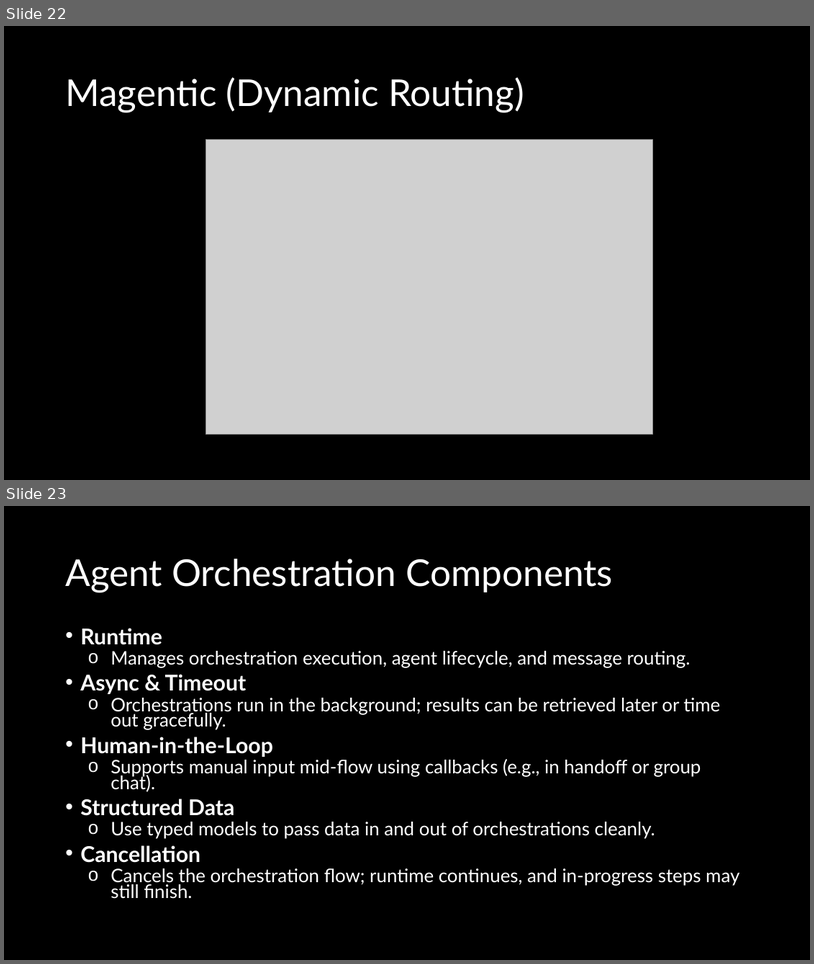
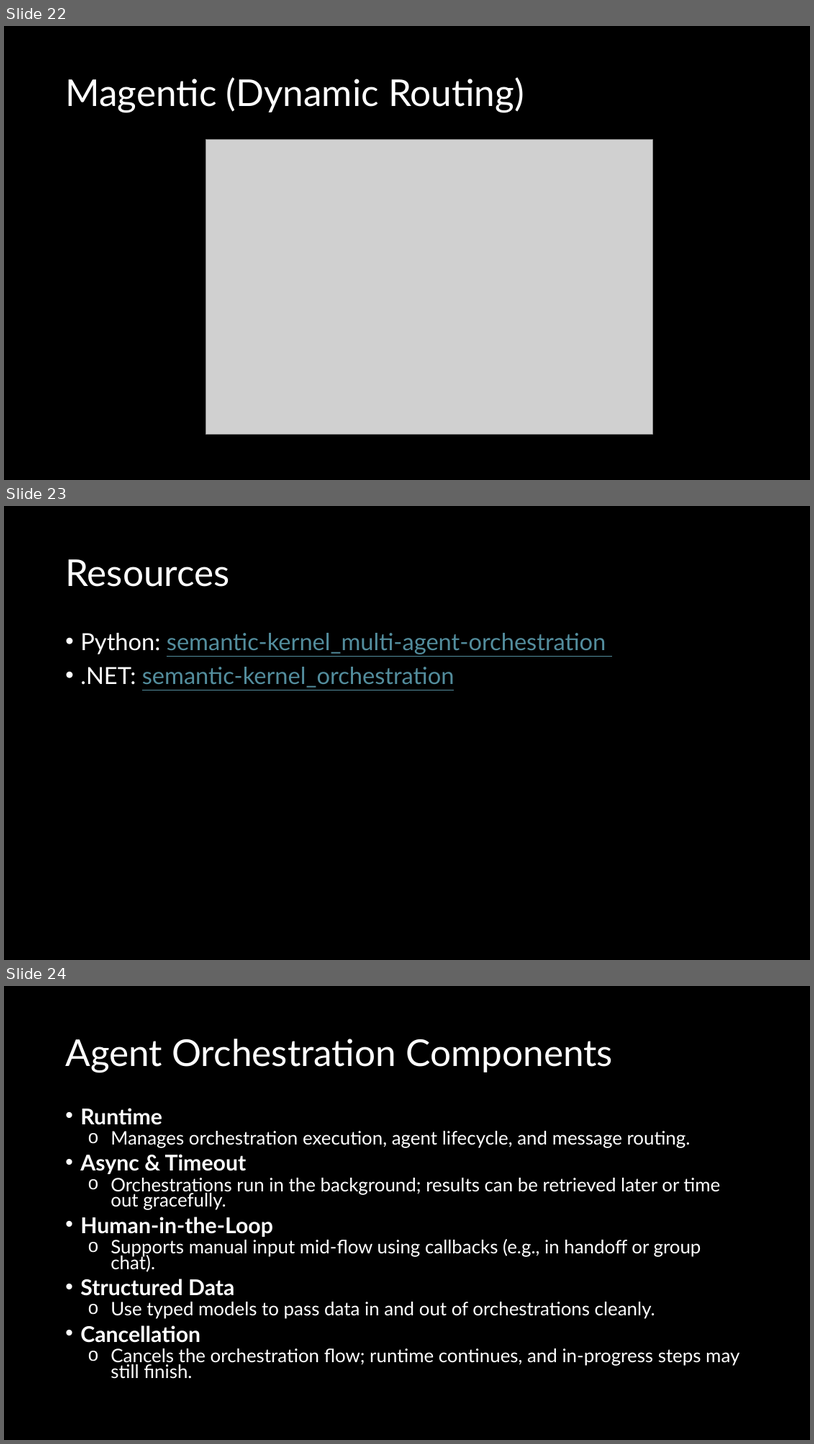
Before and after one commit to bspann/Semantic-Kernel-Workshop, a slide deck: Semantic Kernel Overview.pptx. Shown one above the other, each under a label of ours: slides 22 and 23 before the commit, slides 22, 23 and 24 after it. The pictures are 814x964 and 814x1444 pixels, drawn with LibreOffice and Linux fonts; fonts in the diff are those of the drawing; grey boxes stand for pictures. Boxes give left, top, right and bottom in pixels: in the first picture for what was removed or moved away, otherwise in the second. Text is boxed around its words. In the diff, an @@ line names an element or a change of style, - is before the commit and + after.

Commit message:
Updated the slides and added a resource slide to the deck.

```diff
--- a/Semantic Kernel Overview.pptx
+++ b/Semantic Kernel Overview.pptx
@@ slide 23 added at <box>4,506,810,960</box>, background #000000 @@
@@ title added at <box>65,559,230,587</box>, 44 pt, text #FFFFFF @@
+Resources
@@ text added at <box>80,633,607,687</box>, 28 pt, text #538D9D, underline @@
+• Python: semantic-kernel_multi-agent-orchestration
+• .NET: semantic-kernel_orchestration
@@ what was slide 23 is now slide 24 @@
```
